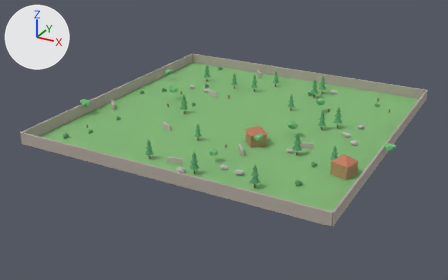
The Blender file asset/test/map.blend as it was, and as the next commit left it.
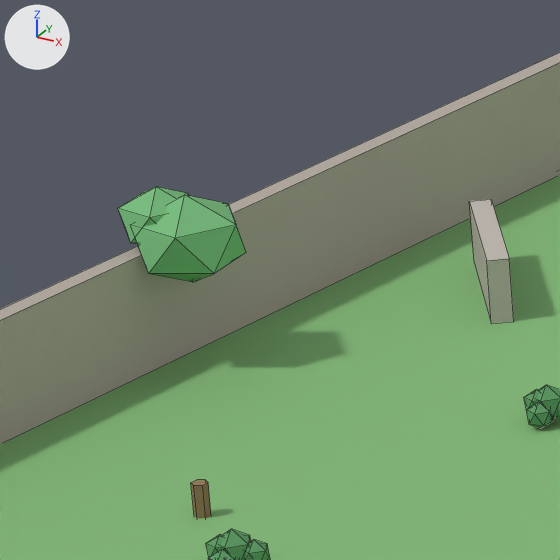
The first picture shows the older version from a camera (50 mm lens) standing at (71.0, -138.9, 62.4) and looking at (-2.4, -5.3, -4.4). The close-ups show the older and then the newer version on the part from 16% to 27% of the width and 29% to 47% of the height of that picture. Only the edits that show in the close-ups are written down. The axes (+X, +Y, +Z) are drawn at upper left. The lights are the same throughout. The close-ups show mesh edges as thin lines.

Objects in the first close-up: 'Ground', 'LowWall.006', 'TreeB_Crown.008', 'TreeB_Crown.009', 'TreeB_Trunk.002', 'Wall_W' and 7 more.
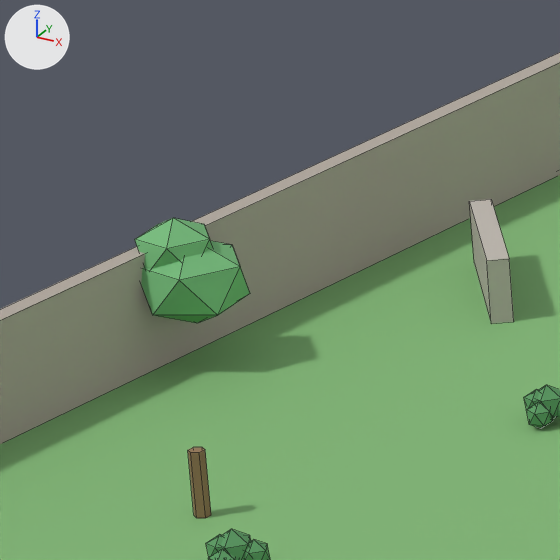
The edits, one by one:
me_icosphere_008 is used by ob_treeb_crown_008; location (0.0, 0.0, 0.0); rotation (0.0, 0.0, 2.701), in degrees (0, 0, 155).
me_icosphere_008 had 12 vertices, 20 faces and spanned x 26.86..29.55, y 30.62..33.17, z 2.09..4.34.
me_icosphere_008 now has 12 vertices, 20 faces and spans x 26.86..29.55, y 30.62..33.17, z 1.02..3.27.
me_icosphere_008 part 1: the whole mesh is moved by (0.0, 0.0, -1.07).
me_icosphere_009 is used by ob_treeb_crown_009; location (0.0, 0.0, 0.0); rotation (0.0, 0.0, 2.701), in degrees (0, 0, 155).
me_icosphere_009 had 12 vertices, 20 faces and spanned x 27.89..29.81, y 31.41..33.24, z 2.84..4.45.
me_icosphere_009 now has 12 vertices, 20 faces and spans x 27.57..29.48, y 31.2..33.02, z 2.09..3.7.
me_icosphere_009 part 2: the whole mesh is moved by (-0.32, -0.21, -0.75).
Object 'TreeB_Trunk.002' (ob_treeb_trunk_002) moves from (-32.64, -24.41, 0.0) to (-32.64, -24.41, 0.82).

Where the change shows, as pixel boxes (x1, y1, x2, y2) in the close-ups (560 x 560 px):
'TreeB_Crown.008', moved
    before: (131, 195, 246, 282)
    after: (141, 241, 250, 323)
'TreeB_Crown.009', moved
    before: (118, 187, 189, 244)
    after: (135, 218, 213, 269)
'TreeB_Trunk.002', moved
    before: (191, 480, 211, 518)
    after: (188, 447, 211, 518)
